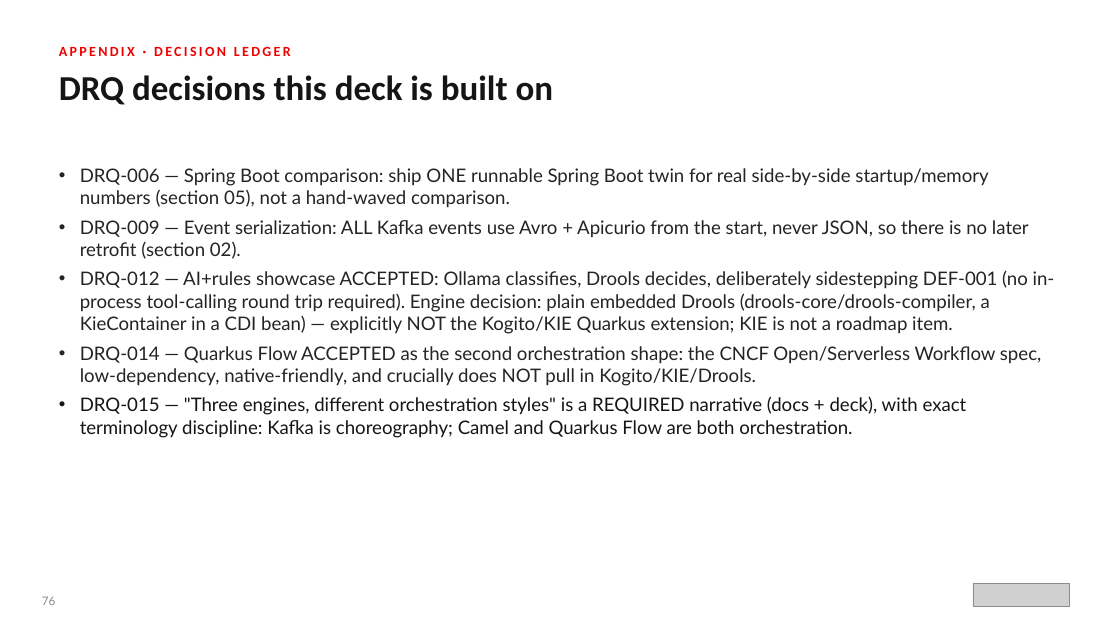
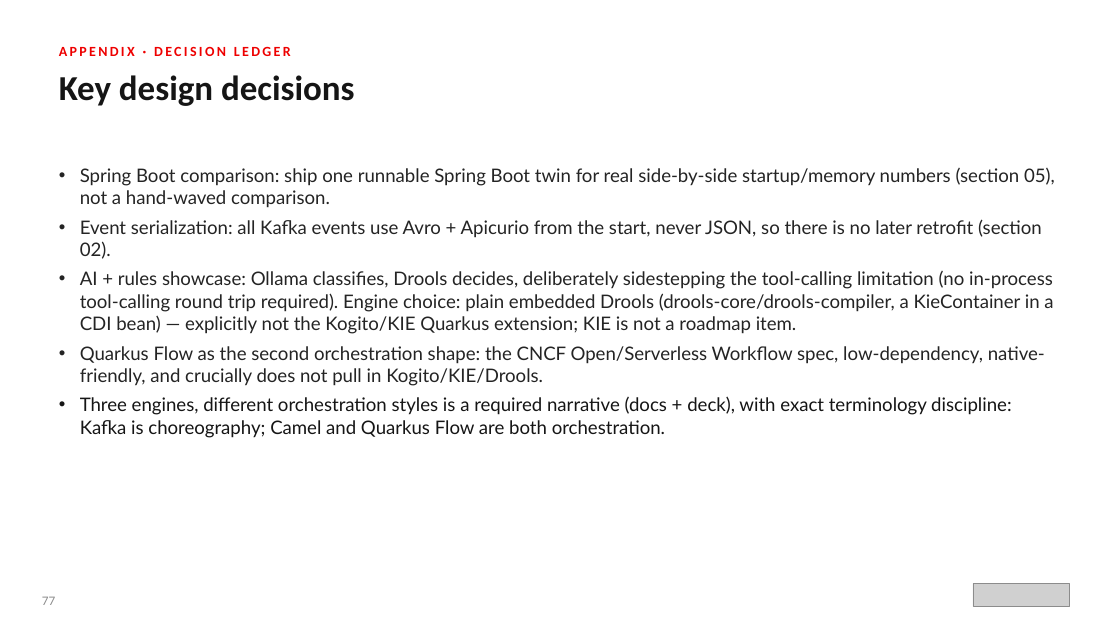
Before and after one commit to patterncatalyst/datamesh-reference-arch-quarkus, a slide deck: slide 78 of presentation/datamesh-201/Datamesh-201-Quarkus-r1.0.pptx (slide 77 before the commit). Drawn at 1120x630 pixels with LibreOffice and Linux fonts; fonts in the diff are those of the drawing; grey boxes stand for pictures. Boxes give left, top, right and bottom in pixels: in the first picture for what was removed or moved away, otherwise in the second. Text is boxed around its words. In the diff, an @@ line names an element or a change of style, - is before the commit and + after.

```diff
--- a/presentation/datamesh-201/Datamesh-201-Quarkus-r1.0.pptx
+++ b/presentation/datamesh-201/Datamesh-201-Quarkus-r1.0.pptx
@@ text at bbox=[59, 75, 355, 106]: text changed @@
-DRQ decisions this deck is built on
+Key design decisions
@@ text at bbox=[80, 168, 1055, 438]: text changed @@
-• DRQ-006 — Spring Boot comparison: ship ONE runnable Spring Boot twin for real side-by-side startup/memory numbers (section 05), not a hand-waved comparison.
-• DRQ-009 — Event serialization: ALL Kafka events use Avro + Apicurio from the start, never JSON, so there is no later retrofit (section 02).
-• DRQ-012 — AI+rules showcase ACCEPTED: Ollama classifies, Drools decides, deliberately sidestepping DEF-001 (no in-process tool-calling round trip required). Engine decision: plain embedded Drools (drools-core/drools-compiler, a KieContainer in a CDI bean) — explicitly NOT the Kogito/KIE Quarkus extension; KIE is not a roadmap item.
-• DRQ-014 — Quarkus Flow ACCEPTED as the second orchestration shape: the CNCF Open/Serverless Workflow spec, low-dependency, native-friendly, and crucially does NOT pull in Kogito/KIE/Drools.
-• DRQ-015 — "Three engines, different orchestration styles" is a REQUIRED narrative (docs + deck), with exact terminology discipline: Kafka is choreography; Camel and Quarkus Flow are both orchestration.
+• Spring Boot comparison: ship one runnable Spring Boot twin for real side-by-side startup/memory numbers (section 05), not a hand-waved comparison.
+• Event serialization: all Kafka events use Avro + Apicurio from the start, never JSON, so there is no later retrofit (section 02).
+• AI + rules showcase: Ollama classifies, Drools decides, deliberately sidestepping the tool-calling limitation (no in-process tool-calling round trip required). Engine choice: plain embedded Drools (drools-core/drools-compiler, a KieContainer in a CDI bean) — explicitly not the Kogito/KIE Quarkus extension; KIE is not a roadmap item.
+• Quarkus Flow as the second orchestration shape: the CNCF Open/Serverless Workflow spec, low-dependency, native-friendly, and crucially does not pull in Kogito/KIE/Drools.
+• Three engines, different orchestration styles is a required narrative (docs + deck), with exact terminology discipline: Kafka is choreography; Camel and Quarkus Flow are both orchestration.
@@ text at bbox=[42, 596, 55, 605]: text changed @@
-76
+77
```
Also in this commit, not shown: 70 other slides changed, 1 slide added, 5 other files.
